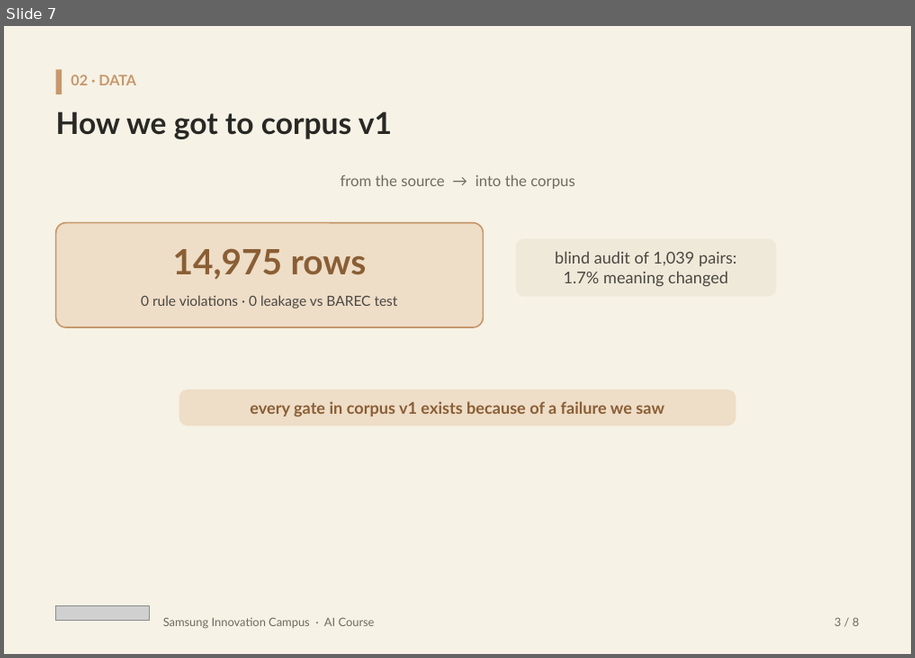
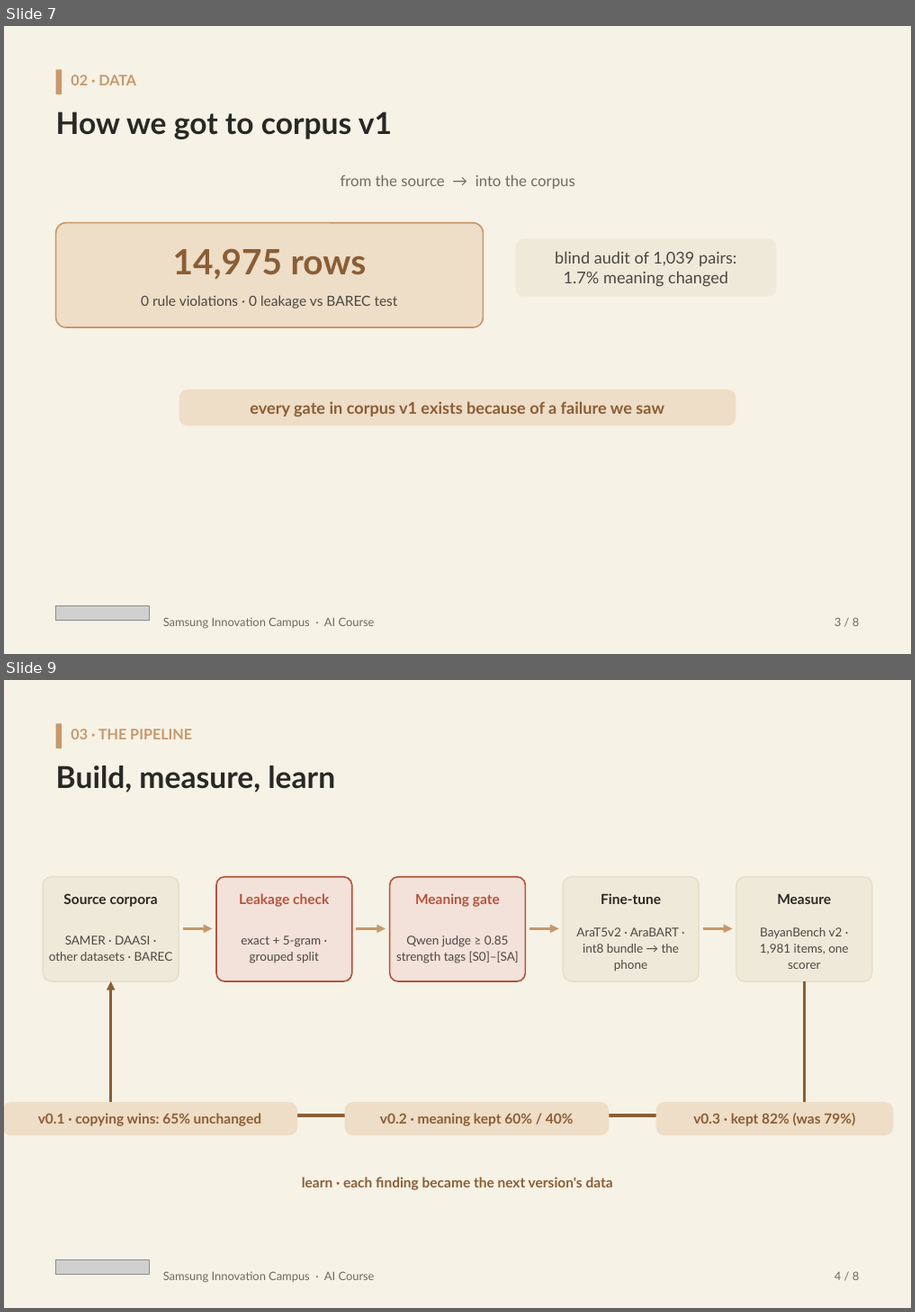
Before and after one commit to Cogni-Libya/Bayan, a slide deck: deliverables/04_presentation/Bayan_Submission.pptx. Shown one above the other, each under a label of ours: slide 7 before the commit, slides 7 and 9 after it; the slides between them are not shown. The pictures are 915x658 and 915x1312 pixels, drawn with LibreOffice and Linux fonts; fonts in the diff are those of the drawing; grey boxes stand for pictures. Boxes give left, top, right and bottom in pixels: in the first picture for what was removed or moved away, otherwise in the second. Text is boxed around its words. In the diff, an @@ line names an element or a change of style, - is before the commit and + after.

```diff
--- a/deliverables/04_presentation/Bayan_Submission.pptx
+++ b/deliverables/04_presentation/Bayan_Submission.pptx
@@ slide 9 added at (4,680,911,1308), background #FFFFFF @@
@@ rectangle added at (4,680,911,1308), fill #F6F2E6 @@
@@ rectangle added at (56,723,62,748), fill #C6986B @@
@@ text added at (71,729,192,739), 12.5 pt, text #C6986B, bold @@
+03 · THE PIPELINE
@@ text added at (56,766,335,792), 26 pt, text #282824, bold @@
+Build, measure, learn
@@ rounded rectangle added at (44,877,180,982), fill #EFE9D9, outline #E6DFCC 1.25 pt @@
@@ text added at (63,893,158,907), 12 pt, text #282824, bold @@
+Source corpora
@@ rounded rectangle added at (216,877,352,982), fill #F3E2DA, outline #B5533C 1.25 pt @@
@@ text added at (239,893,329,907), 12 pt, text #B5533C, bold @@
+Leakage check
@@ rounded rectangle added at (390,877,526,982), fill #F3E2DA, outline #B5533C 1.25 pt @@
@@ text added at (415,893,500,907), 12 pt, text #B5533C, bold @@
+Meaning gate
@@ rounded rectangle added at (563,877,699,982), fill #EFE9D9, outline #E6DFCC 1.25 pt @@
@@ text added at (601,893,661,904), 12 pt, text #282824, bold @@
+Fine-tune
@@ rounded rectangle added at (736,877,872,982), fill #EFE9D9, outline #E6DFCC 1.25 pt @@
@@ text added at (777,893,831,904), 12 pt, text #282824, bold @@
+Measure
@@ text added at (49,936,173,961), 10.5 pt, text #4A4842 @@
+SAMER · DAASI ·
+other datasets · BAREC
@@ arrow added from (182, 928) to (212, 928), #C6986B 2.5 pt @@
@@ text added at (241,936,321,964), 10.5 pt, text #4A4842 @@
+exact + 5-gram ·
+grouped split
@@ arrow added from (357, 928) to (385, 928), #C6986B 2.5 pt @@
@@ text added at (396,936,519,964), 10.5 pt, text #4A4842 @@
+Qwen judge ≥ 0.85
+strength tags [S0]–[SA]
@@ arrow added from (530, 928) to (558, 928), #C6986B 2.5 pt @@
@@ text added at (576,928,680,972), 10.5 pt, text #4A4842 @@
+AraT5v2 · AraBART ·
+int8 bundle → the phone
@@ arrow added from (703, 928) to (733, 928), #C6986B 2.5 pt @@
@@ text added at (760,928,848,969), 10.5 pt, text #4A4842 @@
+BayanBench v2 ·
+1,981 items, one scorer
@@ arrow added from (110, 1116) to (110, 982), #8A5E35 2.5 pt @@
@@ line added from (804, 982) to (804, 1116), #8A5E35 2.5 pt @@
@@ rounded rectangle added at (4,1103,297,1134), fill #EEDDC7, outline #EEDDC7 1.25 pt, 12 pt, text #8A5E35, bold @@
+v0.1 · copying wins: 65% unchanged
@@ rounded rectangle added at (346,1103,609,1134), fill #EEDDC7, outline #EEDDC7 1.25 pt, 12 pt, text #8A5E35, bold @@
+v0.2 · meaning kept 60% / 40%
@@ rounded rectangle added at (656,1103,893,1134), fill #EEDDC7, outline #EEDDC7 1.25 pt, 12 pt, text #8A5E35, bold @@
+v0.3 · kept 82% (was 79%)
@@ line added from (804, 1116) to (110, 1116), #8A5E35 2.5 pt @@
@@ text added at (302,1177,613,1190), 12 pt, text #8A5E35, bold @@
+learn · each finding became the next version's data
@@ picture added at (56,1260,150,1275) @@
@@ text added at (163,1271,375,1283), 10 pt, text #6F6B5E @@
+Samsung Innovation Campus · AI Course
@@ text added at (835,1271,860,1280), 10 pt, text #6F6B5E @@
+4 / 8
```
Also in this commit, not shown: 13 slides changed, 1 other slide added, 13 other files.
